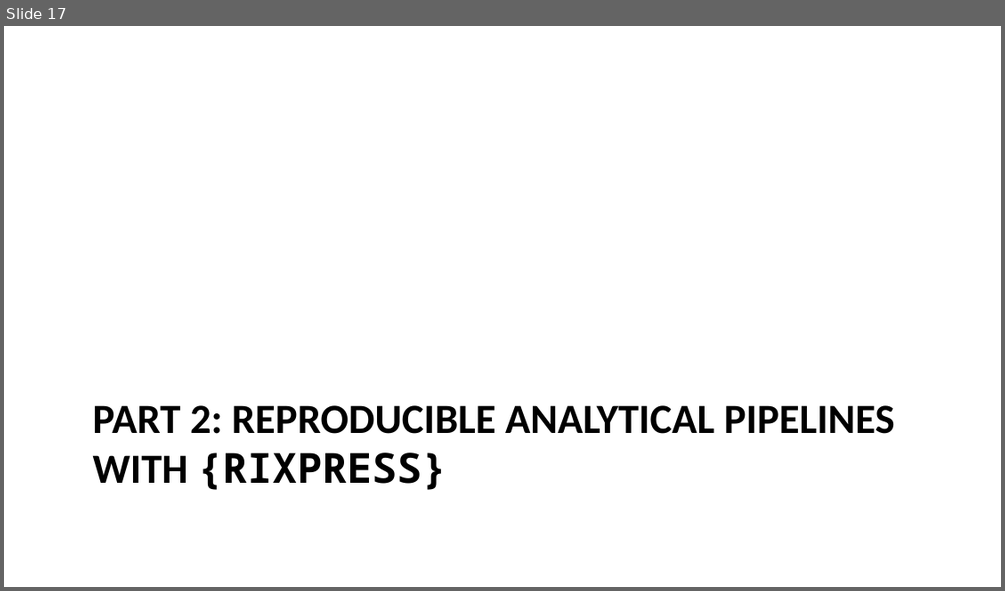
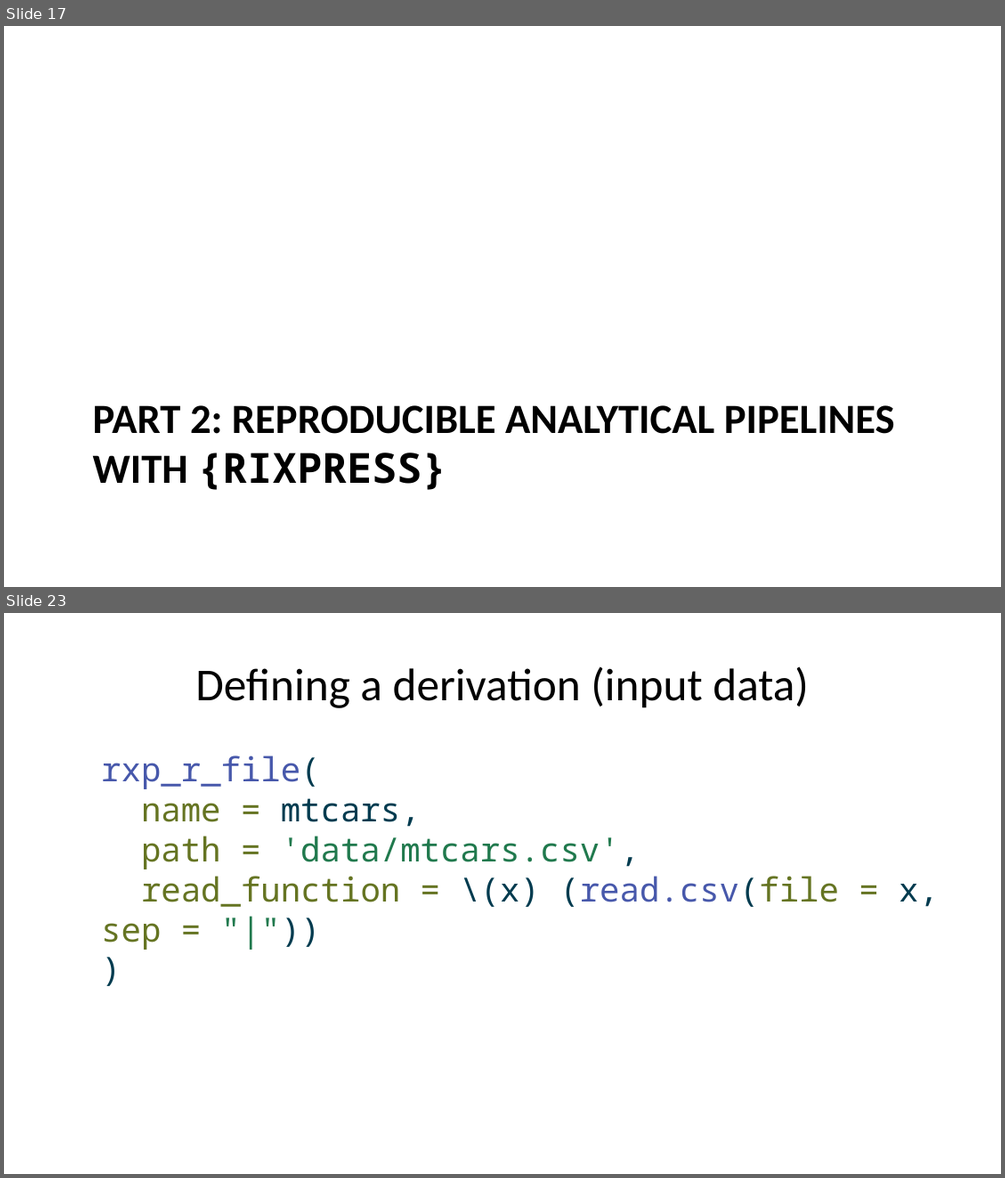
Before and after one commit to b-rodrigues/r-medicine-nix-workshop, a slide deck: docs/index.pptx. Shown one above the other, each under a label of ours: slide 17 before the commit, slides 17 and 23 after it; the slides between them are not shown. The pictures are 1005x591 and 1005x1178 pixels, drawn with LibreOffice and Linux fonts; fonts in the diff are those of the drawing. Boxes give left, top, right and bottom in pixels: in the first picture for what was removed or moved away, otherwise in the second. Text is boxed around its words. In the diff, an @@ line names an element or a change of style, - is before the commit and + after.

```diff
--- a/docs/index.pptx
+++ b/docs/index.pptx
@@ slide 23 added at [4,613,1001,1174], background #FFFFFF @@
@@ title added at [195,666,809,708], 33 pt, text #000000 @@
+Defining a derivation (input data)
@@ text added at [101,755,938,949], 24 pt, text #657422 @@
+rxp_r_file(
+name = mtcars,
+path = 'data/mtcars.csv',
+read_function = \(x) (read.csv(file = x, sep = "|"))
+)
```
Also in this commit, not shown: 3 slides changed, 7 other slides added, 1 slide removed, 12 other files.
